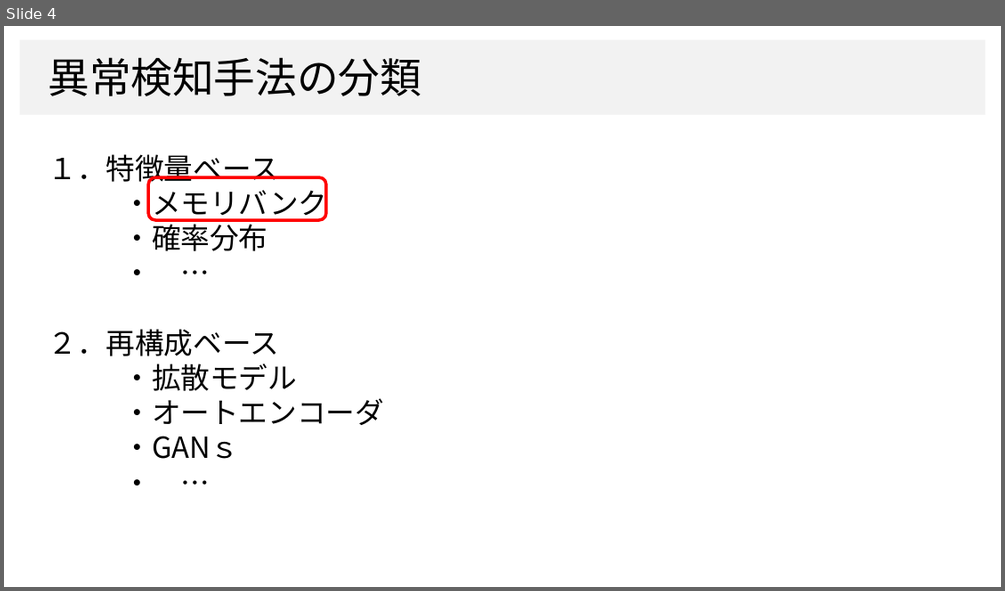
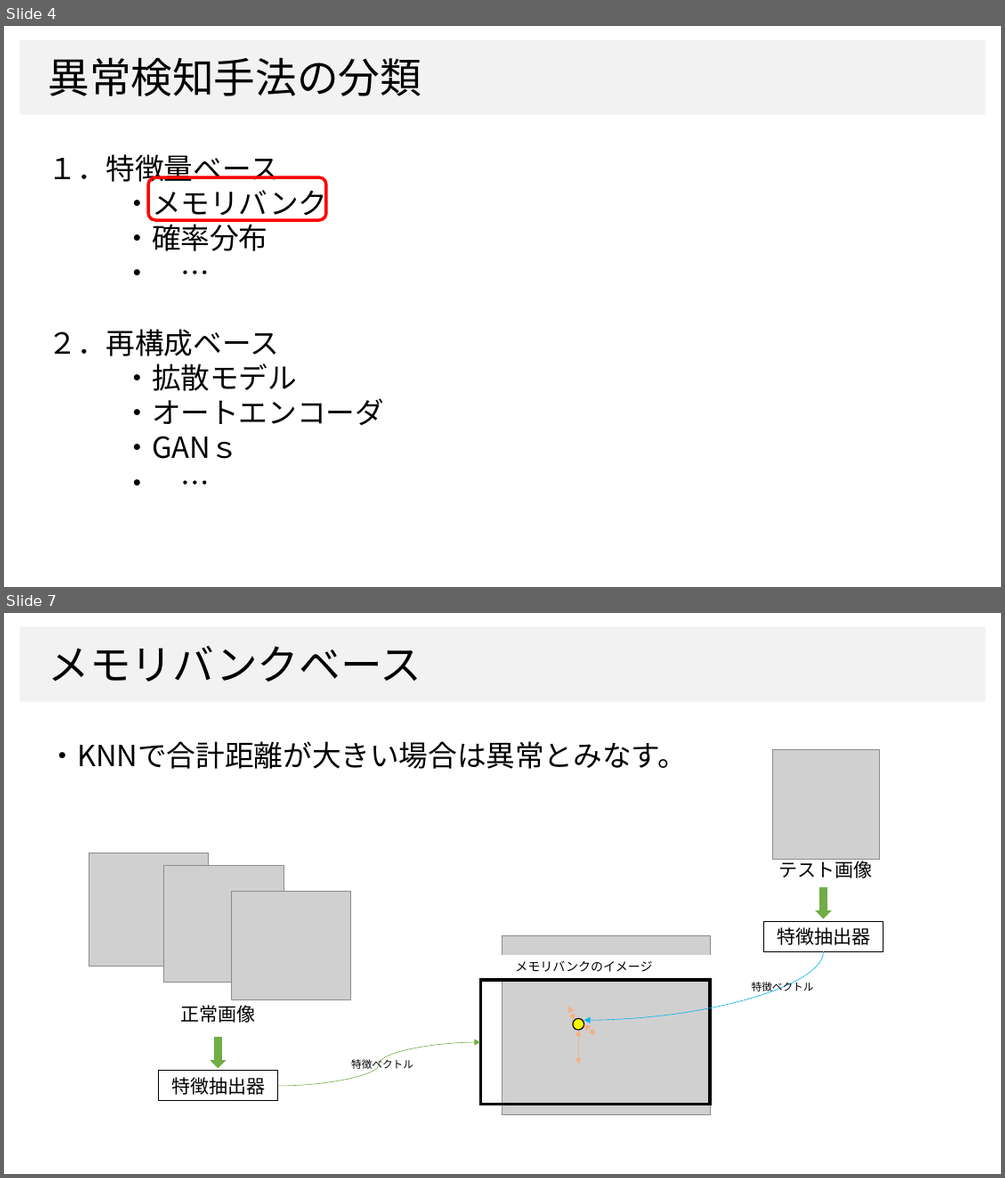
Before and after one commit to dhia-github/haselab-all, a slide deck: 発表資料/B4_上坂大樹_ゼミ用資料.pptx. Shown one above the other, each under a label of ours: slide 4 before the commit, slides 4 and 7 after it; the slides between them are not shown. The pictures are 1005x591 and 1005x1178 pixels, drawn with LibreOffice and Linux fonts; fonts in the diff are those of the drawing; grey boxes stand for pictures; background and template pictures are left out. Boxes give left, top, right and bottom in pixels: in the first picture for what was removed or moved away, otherwise in the second. Text is boxed around its words. In the diff, an @@ line names an element or a change of style, - is before the commit and + after.

```diff
--- a/発表資料/B4_上坂大樹_ゼミ用資料.pptx
+++ b/発表資料/B4_上坂大樹_ゼミ用資料.pptx
@@ slide 7 added at [4,613,1001,1174], background #FFFFFF; not listed: 1 template element that a slide beside it also shows @@
@@ text added at [48,646,421,682], 40 pt, text #000000 @@
+メモリバンクベース
@@ text added at [48,741,686,769], 28 pt, text #000000 @@
+・KNNで合計距離が大きい場合は異常とみなす。
@@ picture added at [772,750,880,859] @@
@@ picture added at [89,853,208,966] @@
@@ picture added at [164,866,283,982] @@
@@ text added at [779,859,873,878], 18 pt, text #000000 @@
+テスト画像
@@ picture added at [231,891,351,999] @@
@@ down arrow added at [816,887,830,917], fill #70AD47, outline #70AD47 1 pt @@
@@ rectangle added at [764,921,883,951], outline #000000 0.75 pt, 18 pt, text #000000 @@
+特徴抽出器
@@ rectangle added at [452,955,716,977], fill #FFFFFF, 12 pt, text #000000 @@
+メモリバンクのイメージ
@@ picture added at [502,935,710,1115] @@
@@ curved arrow added from (824, 951) to (584, 1020), #00B0F0 0.5 pt @@
@@ rectangle added at [480,981,710,1104], outline #000000 3 pt @@
@@ text added at [752,980,814,994], 10 pt, text #000000 @@
+特徴ベクトル
@@ text added at [180,1005,255,1022], 18 pt, text #000000 @@
+正常画像
@@ double arrow added from (568, 1005) to (574, 1020), #F4B183 0.5 pt @@
@@ down arrow added at [211,1037,226,1067], fill #70AD47, outline #70AD47 1 pt @@
@@ ellipse added at [573,1018,584,1030], fill #FFFF00, outline #000000 1 pt @@
@@ double arrow added from (578, 1030) to (578, 1064), #F4B183 0.5 pt @@
@@ double arrow added from (584, 1024) to (596, 1035), #F4B183 0.5 pt @@
@@ curved arrow added from (278, 1086) to (480, 1042), #70AD47 0.5 pt @@
@@ text added at [351,1057,413,1071], 10 pt, text #000000 @@
+特徴ベクトル
@@ rectangle added at [158,1070,278,1101], outline #000000 0.75 pt, 18 pt, text #000000 @@
+特徴抽出器
```
Also in this commit, not shown: 8 slides changed, 2 other slides added.
